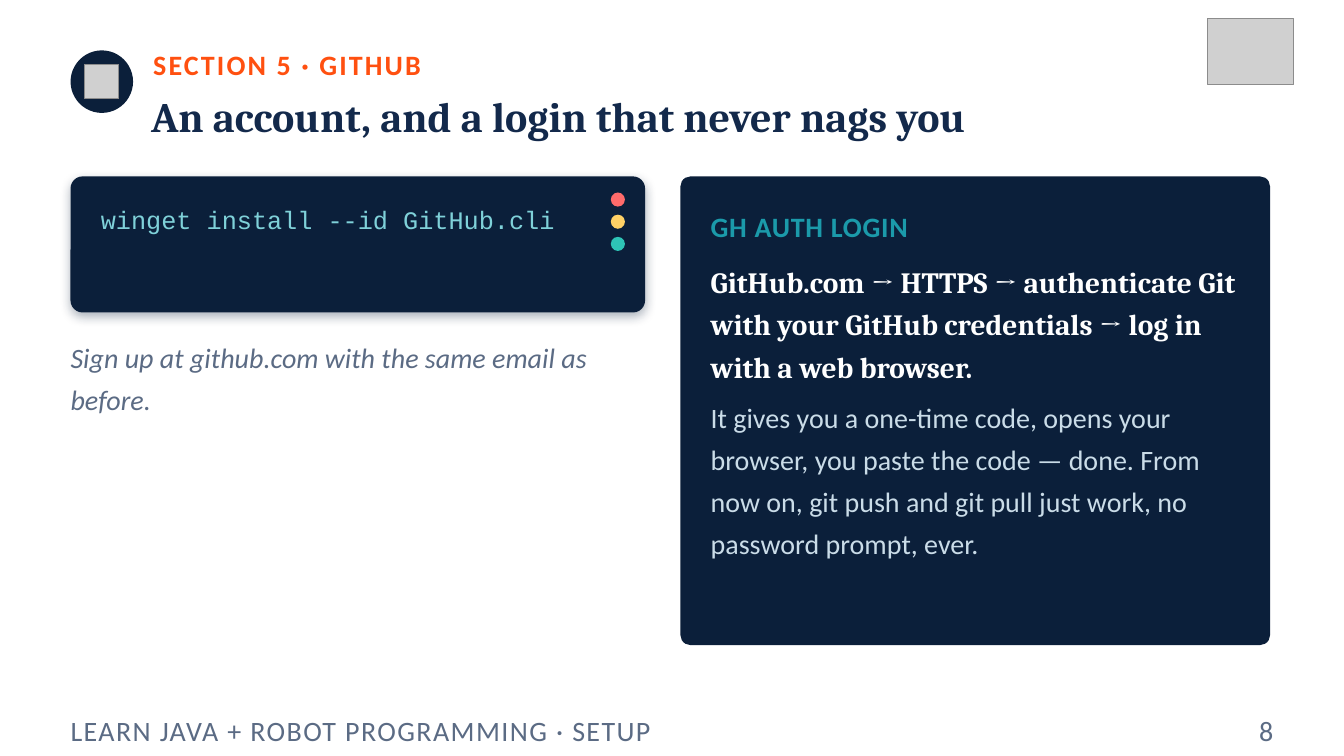
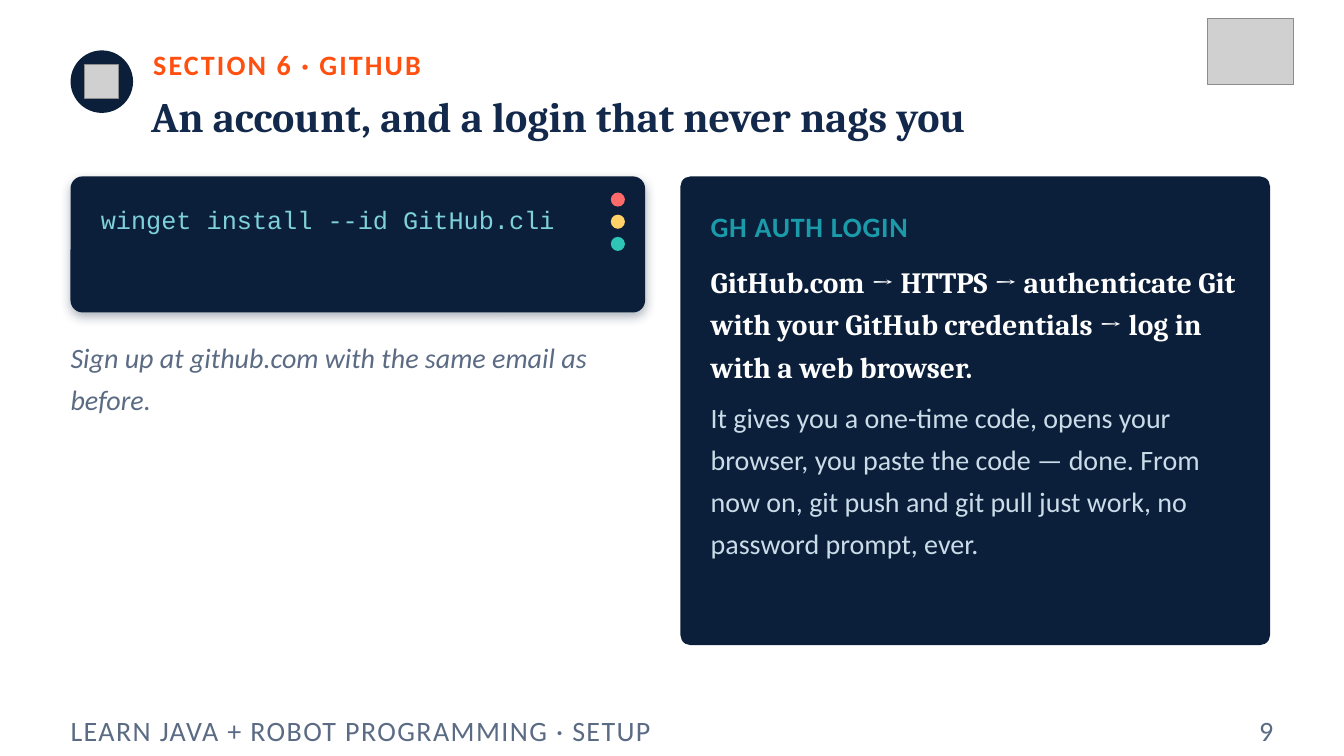
Before and after one commit to FRC5010/BasicRobotLessons, a slide deck: slide 9 of docs/presentations/v3/aside-setup.pptx (slide 8 before the commit). Drawn at 1344x756 pixels with LibreOffice and Linux fonts; fonts in the diff are those of the drawing; grey boxes stand for pictures. Boxes give left, top, right and bottom in pixels: in the first picture for what was removed or moved away, otherwise in the second. Text is boxed around its words. In the diff, an @@ line names an element or a change of style, - is before the commit and + after.

```diff
--- a/docs/presentations/v3/aside-setup.pptx
+++ b/docs/presentations/v3/aside-setup.pptx
@@ text at <box>153,56,420,76</box>: text changed @@
-SECTION 5 · GITHUB
+SECTION 6 · GITHUB
@@ text at <box>1259,723,1273,741</box>: text changed @@
-8
+9
```
Also in this commit, not shown: 9 other slides changed, 1 slide added, 1 other file.
